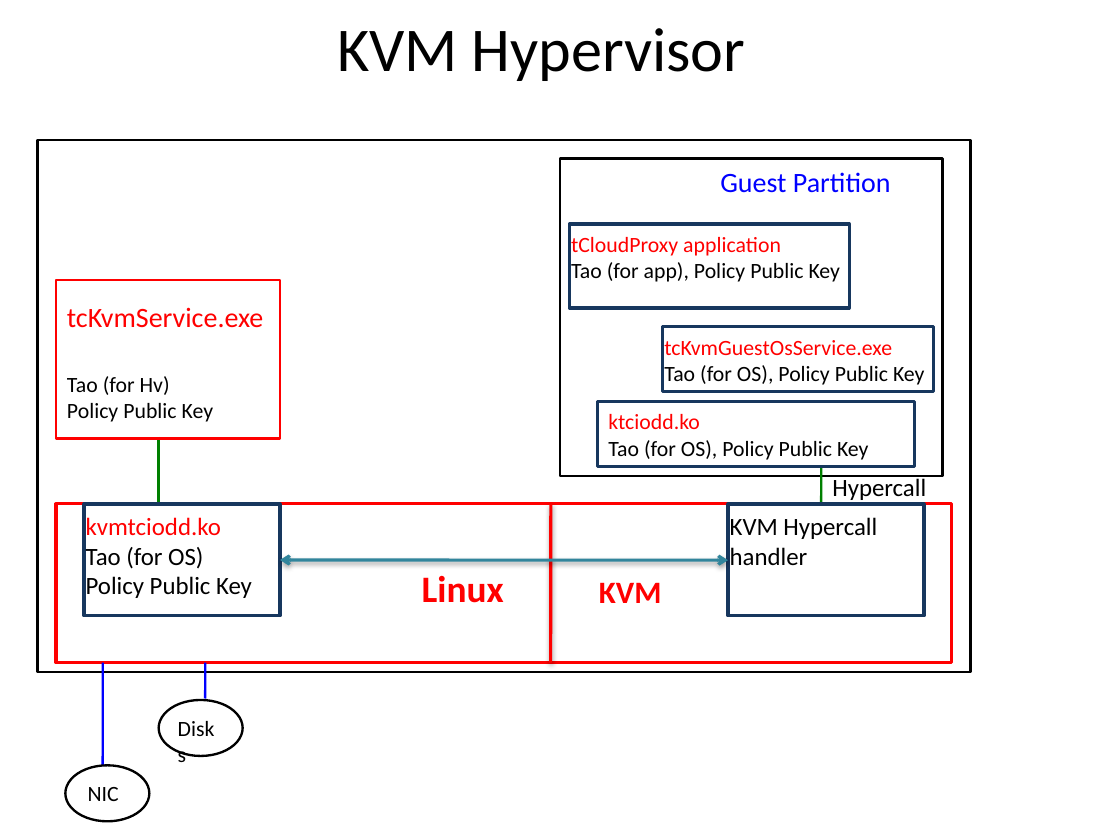
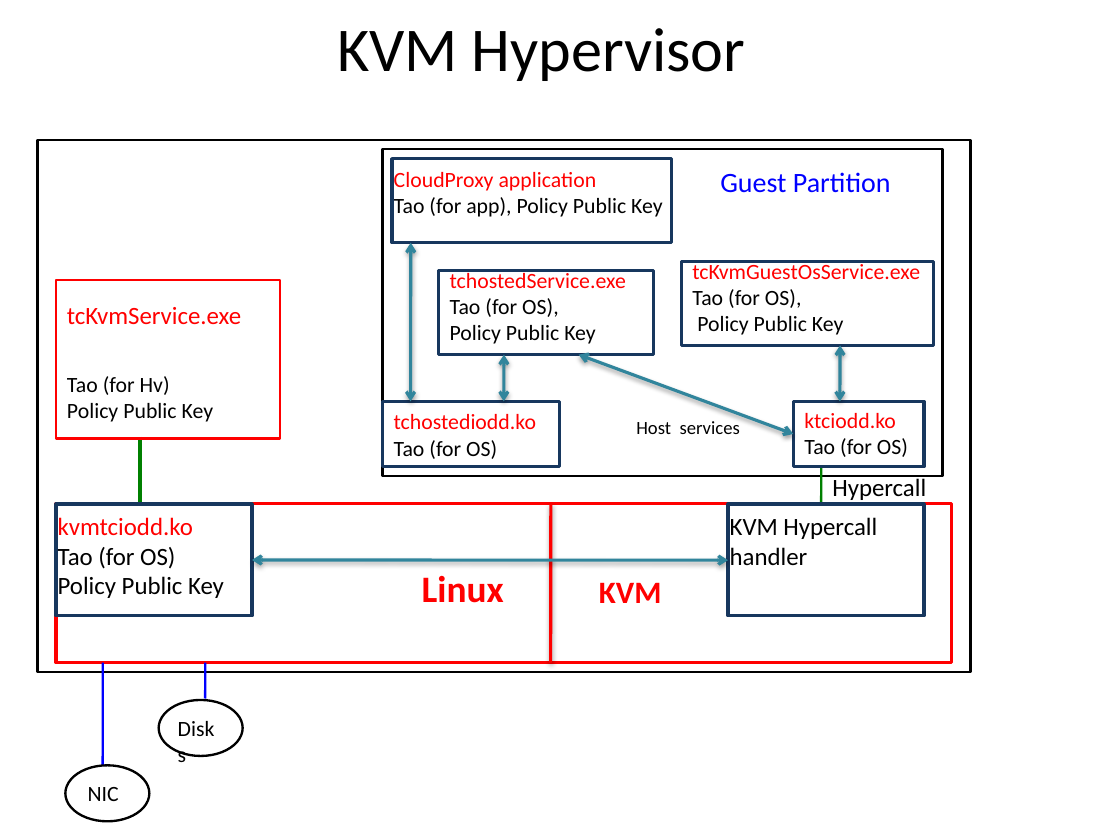
Before and after one commit to jlmucb/cloudproxy, a slide deck: slide 1 of Doc/KVMHv.pptx. Drawn at 1120x840 pixels with LibreOffice and Linux fonts; fonts in the diff are those of the drawing. Boxes give left, top, right and bottom in pixels: in the first picture for what was removed or moved away, otherwise in the second. Text is boxed around its words. In the diff, an @@ line names an element or a change of style, - is before the commit and + after.

```diff
--- a/Doc/KVMHv.pptx
+++ b/Doc/KVMHv.pptx
@@ rectangle: place and size @@
-rectangle at bbox=[560, 159, 943, 476]
+rectangle at bbox=[383, 149, 943, 476]
@@ text "CloudProxy application": place and size @@
-text "CloudProxy application" at bbox=[571, 237, 841, 282]
+text "CloudProxy application" at bbox=[394, 172, 663, 217]
@@ rectangle: place and size @@
-rectangle at bbox=[569, 224, 849, 308]
+rectangle at bbox=[392, 159, 672, 243]
@@ text at bbox=[394, 172, 597, 191]: text changed @@
-tCloudProxy application
+CloudProxy application
@@ double arrow added from (411, 243) to (411, 401), #31859C 2 pt @@
@@ text "tcKvmGuestOsService.exe": place and size @@
-text "tcKvmGuestOsService.exe" at bbox=[664, 340, 924, 385]
+text "tcKvmGuestOsService.exe" at bbox=[692, 261, 920, 335]
@@ rectangle: place and size @@
-rectangle at bbox=[663, 327, 934, 392]
+rectangle at bbox=[681, 261, 933, 345]
@@ text "tcKvmService.exe" at bbox=[67, 307, 241, 324]: size 18 to 16 pt @@
@@ rectangle added at bbox=[439, 271, 654, 355], outline #17375E 2 pt @@
@@ text added at bbox=[450, 270, 626, 344], 14 pt, text #000000 @@
+tchostedService.exe
+Tao (for OS),
+Policy Public Key
@@ text at bbox=[692, 289, 843, 335]: text changed @@
-Tao (for OS), Policy Public Key
+Tao (for OS),
+Policy Public Key
@@ double arrow added from (504, 355) to (504, 401), #31859C 2 pt @@
@@ double arrow added from (579, 355) to (793, 435), #31859C 2 pt @@
@@ double arrow added from (840, 345) to (840, 401), #31859C 2 pt @@
@@ rectangle added at bbox=[383, 401, 560, 466], outline #17375E 2 pt @@
@@ text added at bbox=[394, 414, 536, 459], 14 pt, text #FF0000 @@
+tchostediodd.ko
+Tao (for OS)
@@ text "ktciodd.ko": place and size @@
-text "ktciodd.ko" at bbox=[608, 414, 868, 460]
+text "ktciodd.ko" at bbox=[804, 413, 908, 457]
@@ rectangle: place and size @@
-rectangle at bbox=[597, 401, 914, 466]
+rectangle at bbox=[793, 401, 924, 466]
@@ line moved from (159, 437) - (159, 504) to (140, 437) - (140, 504) @@
@@ text added at bbox=[636, 421, 740, 434], 12 pt, text #000000 @@
+Host services
@@ text at bbox=[804, 438, 908, 457]: text changed @@
-Tao (for OS), Policy Public Key
+Tao (for OS)
@@ text "kvmtciodd.ko": place and size @@
-text "kvmtciodd.ko" at bbox=[86, 517, 252, 598]
+text "kvmtciodd.ko" at bbox=[58, 517, 224, 598]
@@ rectangle: place and size @@
-rectangle at bbox=[84, 504, 280, 616]
+rectangle at bbox=[56, 504, 252, 616]
@@ double arrow moved from (280, 560) - (728, 560) to (252, 560) - (728, 560) @@
```
Also in this commit, not shown: 1 other file.
